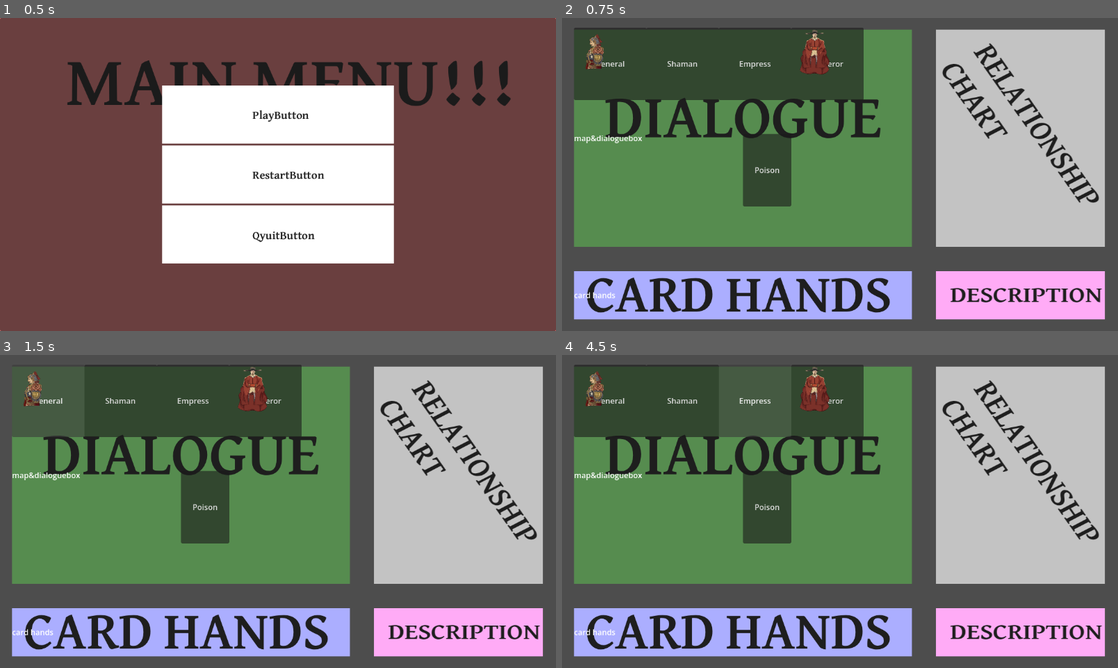
Above: before the commit, frames 1-4 (two rows, left to right).
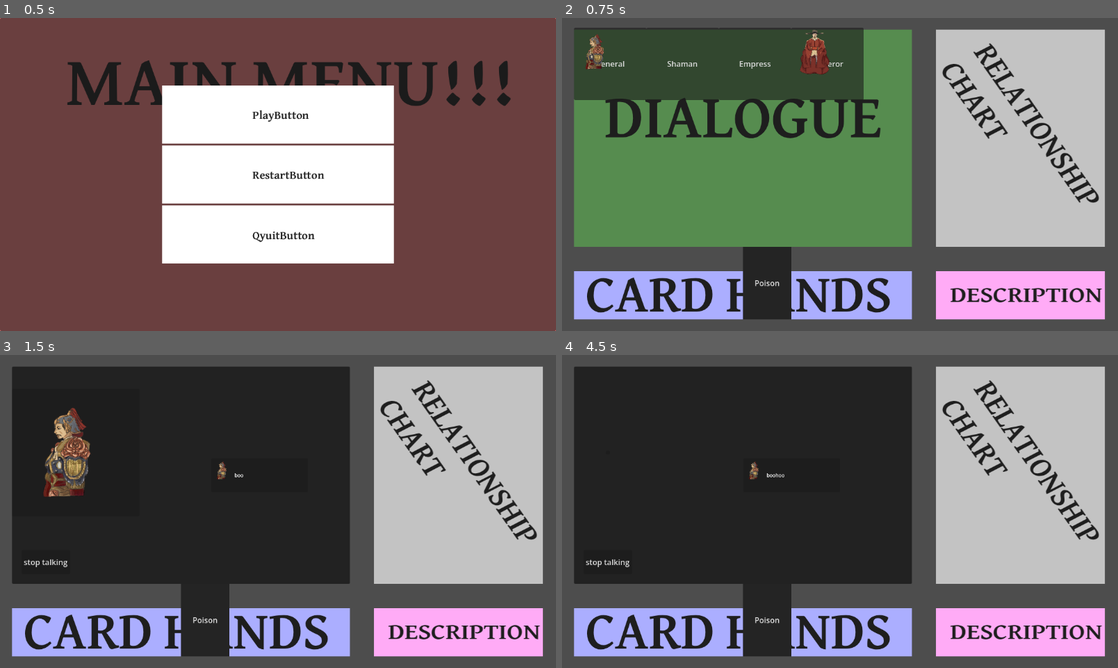
Above: after the commit, the same moments.

Repository: theroonguy/RoyaltyGameJam
Game: Godot game, scene res://ui/main_menu.tscn
Same seed, same stepped clock (60 frames per second), same inputs: the game is played once before the commit and once after it.
Inputs (mouse positions are in pixels of both pictures, inside the frame that each line leads up to):
- Up to frame 1 (0.5 s): no input
- Up to frame 2 (0.75 s): click (840, 115) at 0.5 s
- Up to frame 3 (1.5 s): click "General" at 1.25 s
- Up to frame 4 (4.5 s): click (639, 452) at 2.02 s; click (684, 401) at 2.75 s, where only the run before the commit has a clickable "Shaman"; click (606, 561) at 3.5 s, where only the run after the commit has a clickable "stop talking"; click "Empress" at 4.25 s

Frame 1 is identical in both runs. In frame 2, 3.9% of the frame differs, in the area x 2-42%, y 37-97%; in frame 3, 42%, in the area x 2-63%, y 3-97%; in frame 4, 42%.

Commit message:
dialogue screen

Diff:
--- a/autoloads/game_manager.gd
+++ b/autoloads/game_manager.gd
@@ -1,5 +1,13 @@
 ## GAME MANAGER
 extends Node
+
+enum Screen {
+	MAP,
+	CHARACTERS,
+	DIALOGUE,
+}
+
+var current_screen: Screen = Screen.MAP
 
 # suspicion meter -- 0 to 1, 1 being fully suspicious
 var suspicion: float = 0.0
@@ -23,6 +31,8 @@
 signal card_selected(card: Card)
 signal card_added_to_hand(card: Card)
 signal card_removed_from_hand(card: Card)
+
+signal screen_changed(screen: Screen)
 
 signal dialogue_written(text: String, character: Character)
 
@@ -83,6 +93,10 @@
 
 func write_dialogue(text: String, character: Character) -> void:
 	dialogue_written.emit(text, character)
+
+func change_screen(screen: Screen) -> void:
+	current_screen = screen
+	screen_changed.emit(screen)
 
 ########## UTILITY ##########
 
--- a/scenes/main_map.tscn
+++ b/scenes/main_map.tscn
@@ -1,7 +1,8 @@
 [gd_scene format=3 uid="uid://dqdw3onuhrcmi"]
 
-[ext_resource type="PackedScene" uid="uid://dxni1mr7iaopm" path="res://ui/hand.tscn" id="1_1xo34"]
-[ext_resource type="PackedScene" uid="uid://c56pgefbn2nuw" path="res://ui/character_list.tscn" id="2_eqscl"]
+[ext_resource type="PackedScene" uid="uid://dxni1mr7iaopm" path="res://ui/cards/hand.tscn" id="1_1xo34"]
+[ext_resource type="PackedScene" uid="uid://brd3gd2o0el3y" path="res://ui/dialogue/dialogue_screen.tscn" id="1_kdyc3"]
+[ext_resource type="PackedScene" uid="uid://c56pgefbn2nuw" path="res://ui/characters/character_list.tscn" id="2_eqscl"]
 [ext_resource type="PackedScene" uid="uid://b65wqix0x1nfk" path="res://ui/chart.tscn" id="2_uxg3y"]
 [ext_resource type="PackedScene" uid="uid://duqcpdwcimgsb" path="res://ui/description.tscn" id="4_kdyc3"]
 
@@ -46,12 +47,12 @@
 custom_minimum_size = Vector2(700, 450)
 layout_mode = 2
 
+[node name="DialogueScreen" parent="MarginContainer/VBoxContainer/HBoxContainer/MapContainer" unique_id=1329811230 instance=ExtResource("1_kdyc3")]
+visible = false
+layout_mode = 2
+
 [node name="CharacterList" parent="MarginContainer/VBoxContainer/HBoxContainer/MapContainer" unique_id=1744399672 instance=ExtResource("2_eqscl")]
 layout_mode = 2
-
-[node name="Label" type="Label" parent="MarginContainer/VBoxContainer/HBoxContainer/MapContainer" unique_id=709211248]
-layout_mode = 2
-text = "map&dialoguebox"
 
 [node name="ChartContainer" type="PanelContainer" parent="MarginContainer/VBoxContainer/HBoxContainer" unique_id=1336517766]
 custom_minimum_size = Vector2(350, 450)
@@ -78,10 +79,6 @@
 [node name="Hand" parent="MarginContainer/VBoxContainer/HBoxContainer2/HandsContainer" unique_id=1505745457 instance=ExtResource("1_1xo34")]
 layout_mode = 2
 
-[node name="Label" type="Label" parent="MarginContainer/VBoxContainer/HBoxContainer2/HandsContainer" unique_id=623447534]
-layout_mode = 2
-text = "card hands "
-
 [node name="DescriptionContainer" type="PanelContainer" parent="MarginContainer/VBoxContainer/HBoxContainer2" unique_id=841123541]
 custom_minimum_size = Vector2(350, 100)
 layout_mode = 2
--- a/ui/cards/card_scene.tscn
+++ b/ui/cards/card_scene.tscn
@@ -1,6 +1,9 @@
 [gd_scene format=3 uid="uid://ctilnrt1x68ma"]
 
 [ext_resource type="Script" uid="uid://cflwum1pahvey" path="res://ui/cards/card_scene.gd" id="1_yssjy"]
+
+[sub_resource type="StyleBoxFlat" id="StyleBoxFlat_pu40k"]
+bg_color = Color(0.14044744, 0.14044747, 0.14044738, 1)
 
 [node name="CardScene" type="Button" unique_id=1952804120]
 custom_minimum_size = Vector2(100, 150)
@@ -12,4 +15,5 @@
 offset_bottom = -518.0
 grow_horizontal = 2
 grow_vertical = 2
+theme_override_styles/normal = SubResource("StyleBoxFlat_pu40k")
 script = ExtResource("1_yssjy")
--- a/ui/cards/hand.gd
+++ b/ui/cards/hand.gd
@@ -19,6 +19,7 @@
 	for i in range(len(GameManager.hand)):
 		var card = GameManager.hand[i]
 		var new_card = CARD_SCENE.instantiate()
+		new_card.position.y = -size.y
 		new_card.position.x = i * 120.0
 		new_card.text = card.name
 		new_card.card = card
--- a/ui/characters/character_button.gd
+++ b/ui/characters/character_button.gd
@@ -3,6 +3,8 @@
 var character: Character
 
 @onready var texture_rect: TextureRect = $TextureRect
+
+signal selected
 
 func _ready() -> void:
 	pressed.connect(select_character)
@@ -30,11 +32,13 @@
 		GameManager.use_card_on_character(GameManager.selected_card, character)
 		return true
 
-	if character.dialogue_chain:
-		# if just selecting the character, open dialogue (for now)
-		character.dialogue_chain.run(character, self)
-		return true
+	#if character.dialogue_chain:
+		## if just selecting the character, open dialogue (for now)
+		#character.dialogue_chain.run(character, self)
+		#return true
 
-	printerr("no action available")
+	selected.emit()
+
+	#printerr("no action available")
 
 	return true
--- a/ui/characters/character_list.gd
+++ b/ui/characters/character_list.gd
@@ -1,11 +1,19 @@
 extends Control
 
 const CHARACTER_BUTTON = preload("uid://hmtbkg5gav52")
+@onready var dialogue_screen: PanelContainer = $"../DialogueScreen"
 
 func _ready() -> void:
 	refresh()
 
 	GameManager.character_killed.connect(_on_character_killed)
+	GameManager.screen_changed.connect(_on_screen_changed)
+
+func _on_screen_changed(screen: int) -> void:
+	if screen == GameManager.Screen.CHARACTERS:
+		show()
+	else:
+		hide()
 
 func _on_character_killed(character: Character) -> void:
 	refresh()
@@ -21,3 +29,9 @@
 		new_button.position.x = GameManager.characters.find(character) * 150.0
 		new_button.character = character
 		add_child(new_button)
+		new_button.selected.connect(_on_selected.bind(character))
+
+func _on_selected(character: Character) -> void:
+	dialogue_screen.active_character = character
+	dialogue_screen.start_dialogue()
+	GameManager.change_screen(GameManager.Screen.DIALOGUE)
--- /dev/null
+++ b/ui/dialogue/dialogue_screen.gd
@@ -0,0 +1,36 @@
+extends Control
+
+var active_character: Character
+@onready var stop: Button = $HSplitContainer/VBoxContainer/MarginContainer/Stop
+@onready var character: Button = %Character
+
+func _ready() -> void:
+	stop.pressed.connect(_on_stop)
+	GameManager.screen_changed.connect(_on_screen_changed)
+	character.pressed.connect(_on_character_pressed)
+
+func start_dialogue():
+	if active_character:
+		active_character.dialogue_chain.run(active_character, self)
+		character.icon = active_character.pic
+
+func _on_stop():
+	GameManager.change_screen(GameManager.Screen.CHARACTERS)
+
+func _on_screen_changed(screen: int) -> void:
+	if screen == GameManager.Screen.DIALOGUE:
+		show()
+	else:
+		hide()
+
+func _on_character_pressed() -> bool:
+	if not character:
+		printerr("no character selected!")
+		return false
+
+	if GameManager.selected_card:
+		# if card selected, use it on character
+		GameManager.use_card_on_character(GameManager.selected_card, active_character)
+		return true
+
+	return true
--- /dev/null
+++ b/ui/dialogue/dialogue_screen.tscn
@@ -0,0 +1,44 @@
+[gd_scene format=3 uid="uid://brd3gd2o0el3y"]
+
+[ext_resource type="Script" uid="uid://c3egab7s5rthr" path="res://ui/dialogue/dialogue_screen.gd" id="1_orrrm"]
+[ext_resource type="PackedScene" uid="uid://dd2qq428tyqe0" path="res://ui/dialogue/dialogue_region.tscn" id="1_u3e2o"]
+[ext_resource type="Texture2D" uid="uid://b5aqq0t3ognqx" path="res://characters/emperor/Emperor Default.png" id="2_pu40k"]
+
+[node name="DialogueScreen" type="PanelContainer" unique_id=1329811230]
+anchors_preset = 15
+anchor_right = 1.0
+anchor_bottom = 1.0
+grow_horizontal = 2
+grow_vertical = 2
+script = ExtResource("1_orrrm")
+
+[node name="HSplitContainer" type="HSplitContainer" parent="." unique_id=920431834]
+layout_mode = 2
+
+[node name="VBoxContainer" type="VBoxContainer" parent="HSplitContainer" unique_id=1458607500]
+layout_mode = 2
+
+[node name="CenterContainer" type="CenterContainer" parent="HSplitContainer/VBoxContainer" unique_id=897032608]
+layout_mode = 2
+size_flags_vertical = 3
+
+[node name="Character" type="Button" parent="HSplitContainer/VBoxContainer/CenterContainer" unique_id=772710917]
+unique_name_in_owner = true
+layout_mode = 2
+icon = ExtResource("2_pu40k")
+
+[node name="MarginContainer" type="MarginContainer" parent="HSplitContainer/VBoxContainer" unique_id=97194669]
+layout_mode = 2
+theme_override_constants/margin_left = 20
+theme_override_constants/margin_top = 20
+theme_override_constants/margin_right = 20
+theme_override_constants/margin_bottom = 20
+
+[node name="Stop" type="Button" parent="HSplitContainer/VBoxContainer/MarginContainer" unique_id=1437016401]
+custom_minimum_size = Vector2(100, 50)
+custom_maximum_size = Vector2(100, 50)
+layout_mode = 2
+text = "stop talking"
+
+[node name="DialogueRegion" parent="HSplitContainer" unique_id=479531730 instance=ExtResource("1_u3e2o")]
+layout_mode = 2
Not shown, added: ui/dialogue/dialogue_screen.gd.uid
